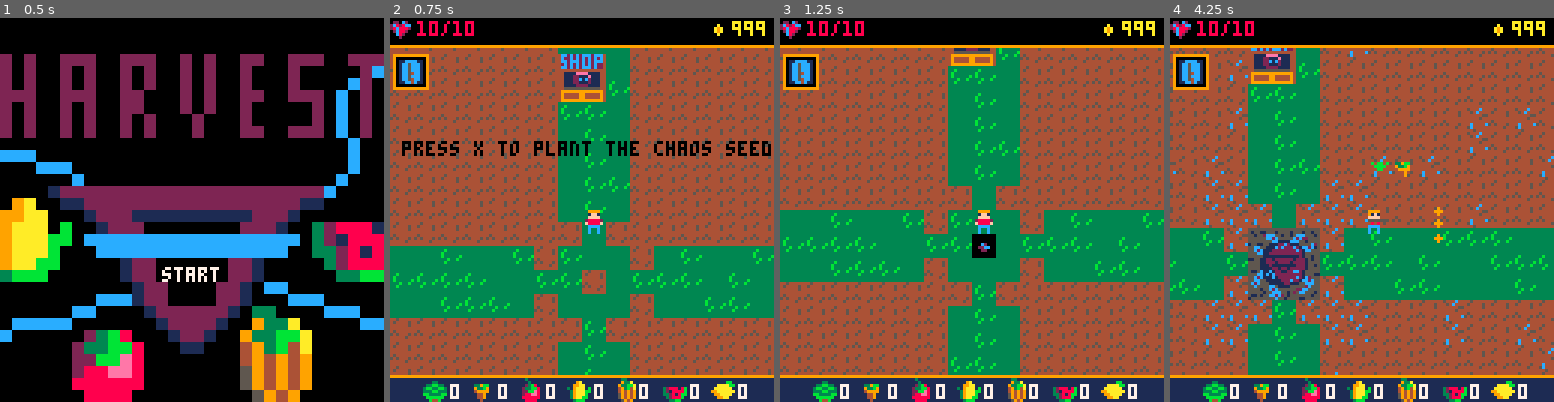
Above: before the commit, frames 1-4 (left to right).
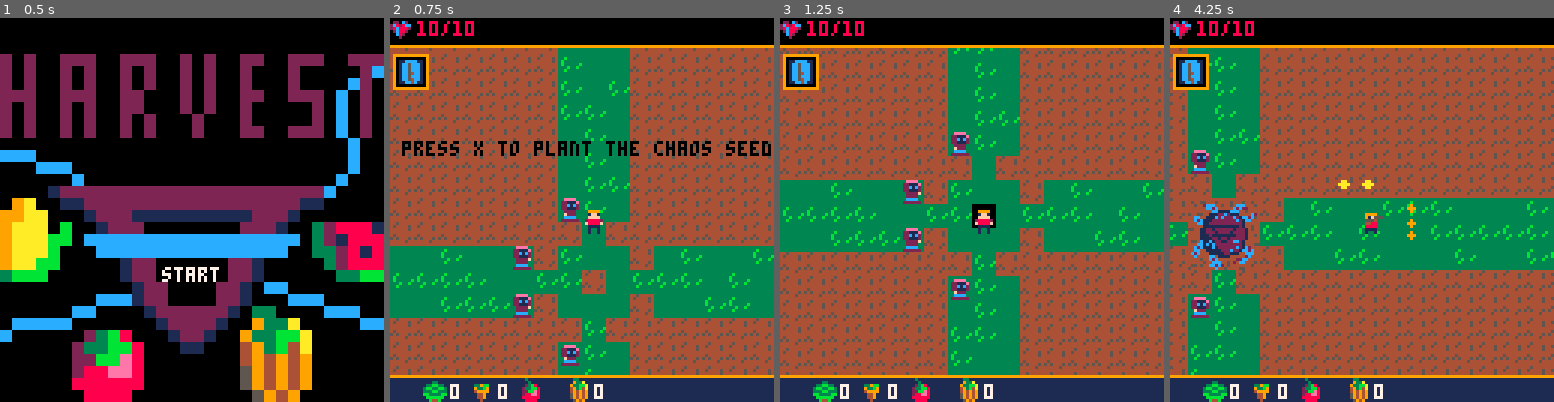
Above: after the commit, the same moments.

Repository: alexjbusch/GameJam2020
Game: PICO-8 cartridge GMTK-GameJam2020-Game/necrofarmicon.p8
Two runs of this game, one before a commit and one after it. Both use one fixed random seed, a clock stepped at 60 frames per second and the inputs below.
Inputs:
- Up to frame 1 (0.5 s): tap X (X key) at 0.33 s
- Up to frame 2 (0.75 s): tap O (Z key) at 0.7 s
- Up to frame 3 (1.25 s): tap X (X key) at 1.07 s
- Up to frame 4 (4.25 s): hold Right 1.6-2.1 s; tap O (Z key) every 0.4 s from 1.7 to 4.1 s; tap X (X key) at 1.85, 2.97, 4.08 s; hold Up 2.15-2.42 s; hold Right 2.47-3.03 s; hold Left 3.08-3.58 s; hold Down 3.63-3.97 s; hold Right from 4.02 s (still down)

Frame 1 is identical in both runs. In frame 2, 4.0% of the frame differs, in the area x 32-98%, y 0-100%; in frame 3, 34%; in frame 4, 47%, in the area x 0-100%, y 0-100%.

Commit message:
Update necrofarmicon.p8

Diff:
--- a/GMTK-GameJam2020-Game/necrofarmicon.p8
+++ b/GMTK-GameJam2020-Game/necrofarmicon.p8
@@ -20,7 +20,7 @@
 reticules={}
 
 enemy_count =0
-plant_grow_time=1--15 --seconds
+plant_grow_time=10--15 --seconds
 plant_death_time=5--seconds
 delta_time = 1/60 --time since last frame
 --note that delta_time is 1/30
@@ -31,7 +31,7 @@
 corruption_range=2--tiles
 corruption_timer=0
 random_corruption_timer=0
-time_till_next_corruption = 2
+time_till_next_corruption = 15
 
 boundary_x =256
 boundary_y =256
@@ -459,13 +459,13 @@
 fx=false,
 fy=false,
 width=1,
-hp=1,
-speed=0.6,
+hp=10,
+speed=3,
 sprite=0,
 direction="down",
 item="shotgun",
 seed="carrot",
-seeds={nil,"carrot","pumpkin","lettuce"},
+seeds={"carrot","pumpkin","lettuce"},
 harvested={lettuce=0,carrot=0,tomato=0,corn=0,melon=0,pumpkin=0,lemon=0},
 running=false,
 dashing=false,
@@ -675,7 +675,7 @@
    self.speed=0.6
    self.dash_tick=0
    self.dashing=false
-   self.dash_cooldown=90
+   self.dash_cooldown=45
   end
  end
 end,
@@ -1257,8 +1258,8 @@
    rectfill(self.x+0,self.y+119,self.x+127,self.y+127,1)
    line(self.x+0,self.y+119,self.x+127,self.y+119,9)
 
-   spr(68,self.x+106,self.y)  --gold
-   print("999",self.x+114,self.y+1,10)
+   --spr(68,self.x+106,self.y)  --gold
+   --print("999",self.x+114,self.y+1,10)
 
    self.harvest:draw() -- crop icons
    print(player.hp.."/10",self.x+9,self.y+1,8) --health
@@ -1288,15 +1289,15 @@
   spr(97,self.x+16,self.y)
   print(player.harvested.carrot,self.x+25,self.y+2,7)
   spr(78,self.x+32,self.y)
-  print(player.harvested.tomato,self.x+41,self.y+2,7)
-  spr(94,self.x+48,self.y)
-  print(player.harvested.corn,self.x+57,self.y+2,7)
-  spr(95,self.x+64,self.y)
-  print(player.harvested.pumpkin,self.x+72,self.y+2,7)
-  spr(79,self.x+80,self.y)
-  print(player.harvested.melon,self.x+89,self.y+2,7)
-  spr(112,self.x+96,self.y)
-  print(player.harvested.lemon,self.x+105,self.y+2,7)
+ -- print(player.harvested.tomato,self.x+41,self.y+2,7)
+ -- spr(94,self.x+48,self.y)
+ -- print(player.harvested.corn,self.x+57,self.y+2,7)
+  spr(95,self.x+48,self.y)
+  print(player.harvested.pumpkin,self.x+57,self.y+2,7)
+  --spr(79,self.x+80,self.y)
+  --print(player.harvested.melon,self.x+89,self.y+2,7)
+  --spr(112,self.x+96,self.y)
+  --print(player.harvested.lemon,self.x+105,self.y+2,7)
  end
  return h
 end
@@ -1591,19 +1592,19 @@
 5746464646464646464646464646565656464646464646464646464646464656000000000000000000000000000000000000000000000000000000000000000000000000000000000000000000000000000000000000000000000000000000000000000000000000000000000000000000000000000000000000000000000000
 5646464646464646464646464646565757464646464646464646464646464656000000000000000000000000000000000000000000000000000000000000000000000000000000000000000000000000000000000000000000000000000000000000000000000000000000000000000000000000000000000000000000000000
 5646464646464646464646464646575757464646464646464646464646464656000000000000000000000000000000000000000000000000000000000000000000000000000000000000000000000000000000000000000000000000000000000000000000000000000000000000000000000000000000000000000000000000
-5646464646464646464646464646404157464646464646464646464646464657000000000000000000000000000000000000000000000000000000000000000000000000000000000000000000000000000000000000000000000000000000000000000000000000000000000000000000000000000000000000000000000000
-5646464646464646464646464646505156464646464646464646464646464657000000000000000000000000000000000000000000000000000000000000000000000000000000000000000000000000000000000000000000000000000000000000000000000000000000000000000000000000000000000000000000000000
+5646464646464646464646464646565757464646464646464646464646464657000000000000000000000000000000000000000000000000000000000000000000000000000000000000000000000000000000000000000000000000000000000000000000000000000000000000000000000000000000000000000000000000
+5646464646464646464646464646565756464646464646464646464646464657000000000000000000000000000000000000000000000000000000000000000000000000000000000000000000000000000000000000000000000000000000000000000000000000000000000000000000000000000000000000000000000000
 5746464646464646464646464646565657464646464646464646464646464657000000000000000000000000000000000000000000000000000000000000000000000000000000000000000000000000000000000000000000000000000000000000000000000000000000000000000000000000000000000000000000000000
 5746464646464646464646464646575657464646464646464646464646464656000000000000000000000000000000000000000000000000000000000000000000000000000000000000000000000000000000000000000000000000000000000000000000000000000000000000000000000000000000000000000000000000
 5646464646464646464646464646575657464646464646464646464646464657000000000000000000000000000000000000000000000000000000000000000000000000000000000000000000000000000000000000000000000000000000000000000000000000000000000000000000000000000000000000000000000000
 5746464646464646464646464646575656464646464646464646464646464656000000000000000000000000000000000000000000000000000000000000000000000000000000000000000000000000000000000000000000000000000000000000000000000000000000000000000000000000000000000000000000000000
-5646464646464646464646464646575657464646464646464646464646464657000000000000000000000000000000000000000000000000000000000000000000000000000000000000000000000000000000000000000000000000000000000000000000000000000000000000000000000000000000000000000000000000
+5646464646464646464646464646885657464646464646464646464646464657000000000000000000000000000000000000000000000000000000000000000000000000000000000000000000000000000000000000000000000000000000000000000000000000000000000000000000000000000000000000000000000000
 5746464646464646464646464646465746464646464646464646464646464657000000000000000000000000000000000000000000000000000000000000000000000000000000000000000000000000000000000000000000000000000000000000000000000000000000000000000000000000000000000000000000000000
-5656565757565757575657575646565757465756575756565657575756575756000000000000000000000000000000000000000000000000000000000000000000000000000000000000000000000000000000000000000000000000000000000000000000000000000000000000000000000000000000000000000000000000
+5656565757565757575657579846565757465756575756565657575756575756000000000000000000000000000000000000000000000000000000000000000000000000000000000000000000000000000000000000000000000000000000000000000000000000000000000000000000000000000000000000000000000000
 5757565656575756565656575756564657565656575657575656565656575757000000000000000000000000000000000000000000000000000000000000000000000000000000000000000000000000000000000000000000000000000000000000000000000000000000000000000000000000000000000000000000000000
-5757575656575757575656565746575757465757565657575756575756565757000000000000000000000000000000000000000000000000000000000000000000000000000000000000000000000000000000000000000000000000000000000000000000000000000000000000000000000000000000000000000000000000
+5757575656575757575656569846575757465757565657575756575756565757000000000000000000000000000000000000000000000000000000000000000000000000000000000000000000000000000000000000000000000000000000000000000000000000000000000000000000000000000000000000000000000000
 5746464646464646464646464646465646464646464646464646464646464656000000000000000000000000000000000000000000000000000000000000000000000000000000000000000000000000000000000000000000000000000000000000000000000000000000000000000000000000000000000000000000000000
-5746464646464646464646464646575657464646464646464646464646464656000000000000000000000000000000000000000000000000000000000000000000000000000000000000000000000000000000000000000000000000000000000000000000000000000000000000000000000000000000000000000000000000
+5746464646464646464646464646895657464646464646464646464646464656000000000000000000000000000000000000000000000000000000000000000000000000000000000000000000000000000000000000000000000000000000000000000000000000000000000000000000000000000000000000000000000000
 5646464646464646464646464646575657464646464646464646464646464657000000000000000000000000000000000000000000000000000000000000000000000000000000000000000000000000000000000000000000000000000000000000000000000000000000000000000000000000000000000000000000000000
 5646464646464646464646464646565657464646464646464646464646464657000000000000000000000000000000000000000000000000000000000000000000000000000000000000000000000000000000000000000000000000000000000000000000000000000000000000000000000000000000000000000000000000
 5646464646464646464646464646565757464646464646464646464646464656000000000000000000000000000000000000000000000000000000000000000000000000000000000000000000000000000000000000000000000000000000000000000000000000000000000000000000000000000000000000000000000000
Not shown, changed: 49 lines of the sprite sheet (__gfx__) section of GMTK-GameJam2020-Game/necrofarmicon.p8
Not shown, changed: the thumbnail (__label__) section of GMTK-GameJam2020-Game/necrofarmicon.p8
